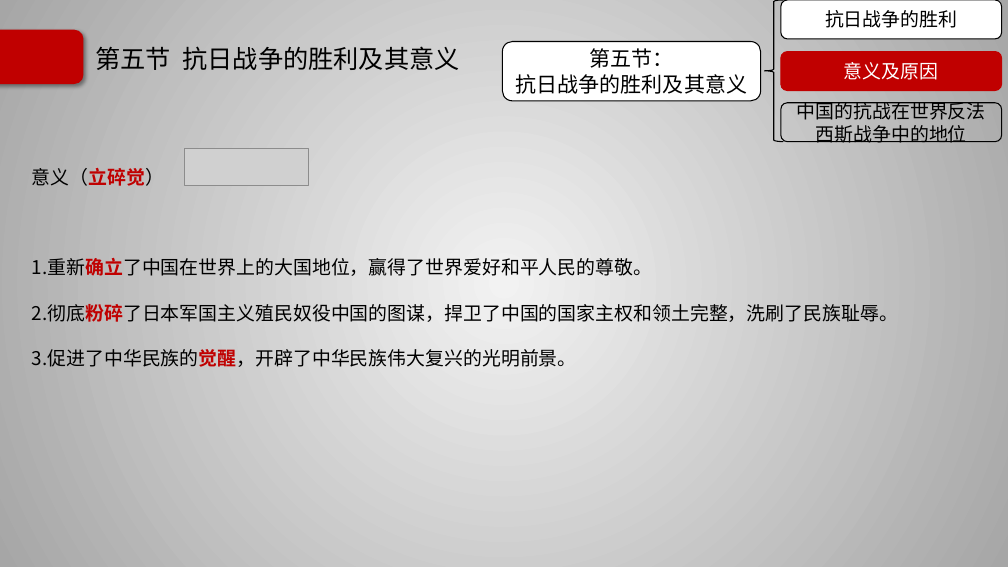
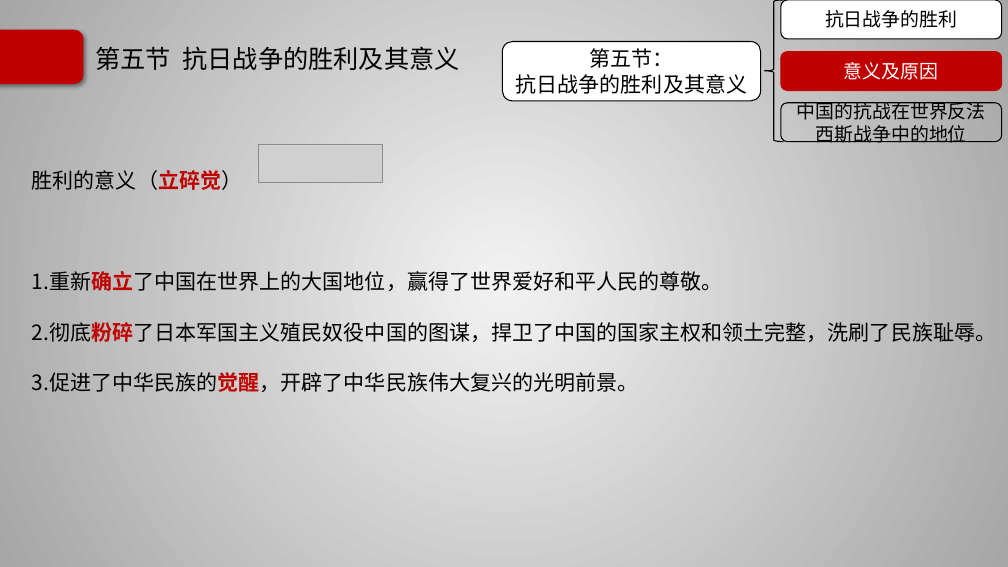
Before and after one commit to Call-me-zhy/tangtang, a slide deck: slide 66 of 5 中国近现代史纲要/课件/中国近现代史纲要精讲6.pptx. Drawn at 1008x567 pixels with LibreOffice and Linux fonts; fonts in the diff are those of the drawing; grey boxes stand for pictures; background and template pictures are left out. Boxes give left, top, right and bottom in pixels: in the first picture for what was removed or moved away, otherwise in the second. Text is boxed around its words. In the diff, an @@ line names an element or a change of style, - is before the commit and + after.

```diff
--- a/5 中国近现代史纲要/课件/中国近现代史纲要精讲6.pptx
+++ b/5 中国近现代史纲要/课件/中国近现代史纲要精讲6.pptx
@@ picture moved from (x1=184, y1=148, x2=308, y2=186) to (x1=259, y1=145, x2=383, y2=183) @@
@@ text at (x1=32, y1=170, x2=242, y2=190): text changed; size 18 to 20 pt @@
-意义（立碎觉）
+胜利的意义（立碎觉）
@@ text at (x1=32, y1=271, x2=996, y2=392): size 18 to 20 pt @@
```
Also in this commit, not shown: 11 other slides changed, 7 other files.
